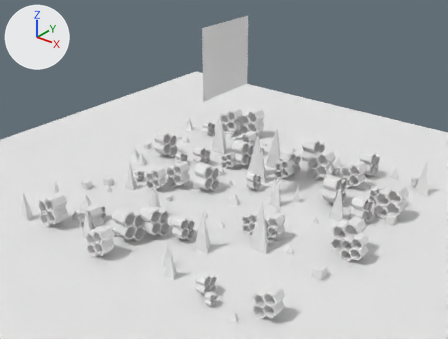
The OBJ model UltimateGL/scene4.obj as it was, and as the next commit left it.
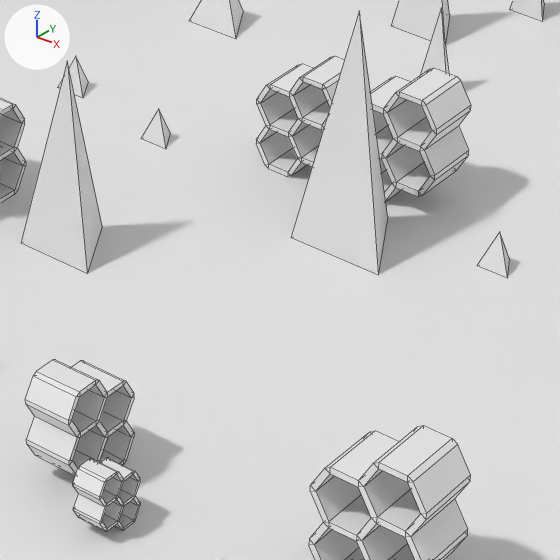
The first picture shows the older version from a camera (50 mm lens) standing at (44.9, -56.5, 39.0) and looking at (1.5, -2.2, 5.3). The close-ups show both versions on the part from 42% to 68% of the width and 59% to 92% of the height of that picture; other places that the commit changed are outside them. Lighting does not change. The marker at upper left points along +X, +Y and +Z. The close-ups show mesh edges as thin lines. Where no turn or scale is listed for an object, it has been applied to the vertices.

In view in the first close-up: 'Cone.002', 'Cone.010_Cone.002', 'Cone.024_Cone.002', 'Cone.035_Cone.001', 'Cone.038_Cone.002', 'Plane', 'honeycomb.002_honeycomb.001', 'honeycomb.007_honeycomb', 'honeycomb.014_honeycomb.001', 'honeycomb.021_honeycomb', 'honeycomb.026_honeycomb.001', 'honeycomb.027_honeycomb'.
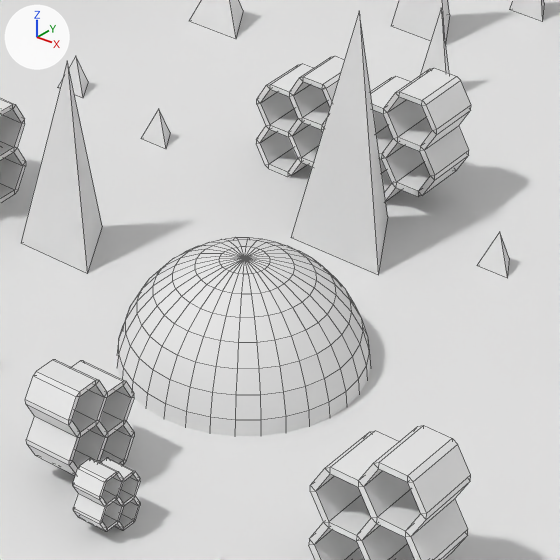
What the commit changed:
Mesh me_sphere_001 is new.
It is a UV sphere (32 segments, 16 rings, poles along z) spanning x 8.79..14.35, y -15.06..-9.5, z -2.94..2.62.
It uses material mat_none (white #e7e7e7).
Object 'Sphere.001' (ob_sphere_001) is new; it shows me_sphere_001.
Its location is (0.0, 0.0, 0.0).

Changed parts and their boxes [x1, y1, x2, y2] in the close-ups (560 x 560 px):
'Sphere.001', added
    after: [117, 237, 370, 436]
